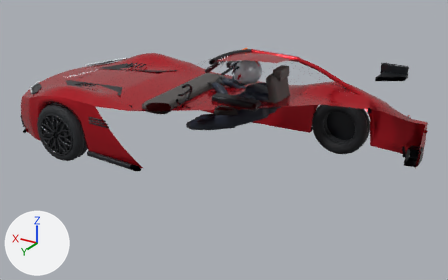
An edit to the glTF model Horizon-REA-2026/public/models/selected/mercedes-amg-gt-black-series.glb, drawn before and after from the same camera.
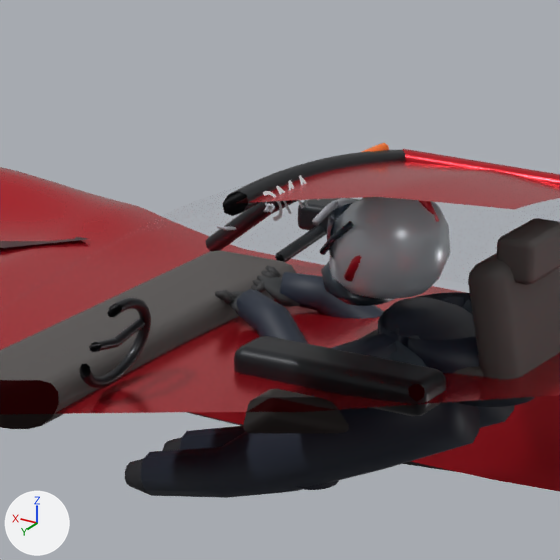
Each version is shown whole from a camera (50 mm lens) standing at (-3.73, 5.74, 3.13) and looking at (-0.28, 0.0, 0.26), then close up on the part from 35% to 64% of the width and 5% to 52% of the height. Every picture has the same lights, and +X, +Y and +Z are marked at lower left. The last two pictures show the newer version. Everything nearer to the camera than a plane just in front of the edit is cut away. Where no turn or scale is listed for an object, it has been applied to the vertices. Vertices at exactly the same position are counted once.

The first close-up shows 'Console', 'Crowned roof', 'Curved windshield', 'Dashboard', 'Dossier.001', 'HorizonPilotV14_aerodynamic_fullface_helmet', 'HorizonPilotV14_anatomical_legs.001', 'HorizonPilotV14_curved_arm', 'HorizonPilotV14_curved_arm.001', 'HorizonPilotV14_gloved_fingers', 'HorizonPilotV14_gloved_fingers.001', 'HorizonPilotV14_one_piece_torso', 'Sculpted bonnet and wheel shoulders', 'Vitre laterale.001', 'Wheel arch and door skin.001' and 32 more.
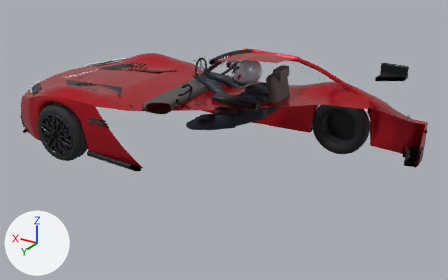
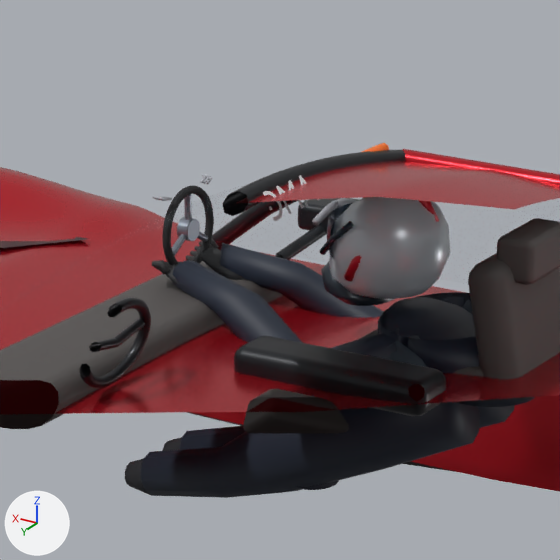
Pixel boxes [x1, y1, x2, y2] of what changed, in the close-ups (560 x 560 px; the box of a moved part takes in the faces that stretch with it):
'HorizonPilotV14_curved_arm.001', reshaped: before [236, 289, 399, 360]; after [172, 260, 399, 360]
'HorizonPilotV14_curved_arm', reshaped: before [280, 272, 464, 319]; after [220, 243, 464, 318]
'V14DriverSteeringRim', added (black): after [162, 185, 214, 265]
'HorizonPilotV14_gloved_fingers', reshaped: before [260, 275, 301, 307]; after [197, 247, 249, 281]
'V14DriverSteeringHub', added: after [177, 218, 200, 241]
'HorizonPilotV14_gloved_fingers.001', reshaped: before [229, 291, 242, 313]; after [165, 262, 186, 293]
'V14DriverSteeringSpoke.002', added (mostly hidden): after [172, 234, 186, 256]
'V14DriverSteeringSpoke.001', added: after [197, 232, 208, 242]
'V14DriverSteeringSpoke', added (mostly hidden): after [184, 194, 191, 220]
part 1 of me_curved_arm_002, moved or reshaped: before [280, 272, 383, 319]; after [220, 243, 383, 318]
part 3 of me_curved_arm_003, moved or reshaped: before [236, 289, 308, 344]; after [172, 260, 303, 343]

The change, as a list of edits to the scene's bpy script:
```text
Change me_curved_arm_002:
    remove me_curved_arm_002.from_pydata(...)  # 60 vertices, 116 faces; spans x -0.55..0.029, y -0.639..-0.416, z 0.712..0.951
    add me_curved_arm_002.from_pydata(...)  # 60 vertices, 116 faces; spans x -0.55..0.239, y -0.639..-0.416, z 0.712..1.002
    me_curved_arm_002 part 1: 28 of 60 vertices moved; they spanned x -0.229..0.029, y -0.639..-0.416, z 0.712..0.951 and now span x -0.228..0.239, y -0.639..-0.416, z 0.712..1.002; mean shift (0.136, 0.0, 0.034); largest move (0.029, -0.49, 0.885) -> (0.239, -0.49, 0.938)
Change me_gloved_fingers_002:
    remove me_gloved_fingers_002.from_pydata(...)  # 36 vertices, 68 faces; spans x -0.06..0.076, y -0.5042..-0.4082, z 0.867..0.927
    add me_gloved_fingers_002.from_pydata(...)  # 36 vertices, 68 faces; spans x 0.0956..0.286, y -0.5042..-0.4082, z 0.9063..0.98
    me_gloved_fingers_002 part 2: 36 of 36 vertices moved; they spanned x -0.06..0.076, y -0.5042..-0.4082, z 0.867..0.927 and now span x 0.0956..0.286, y -0.5042..-0.4082, z 0.9063..0.98; mean shift (0.1995, 0.0, 0.0504)
Change me_curved_arm_003:
    remove me_curved_arm_003.from_pydata(...)  # 60 vertices, 116 faces; spans x -0.55..0.029, y -0.316..-0.093, z 0.712..0.951
    add me_curved_arm_003.from_pydata(...)  # 60 vertices, 116 faces; spans x -0.55..0.239, y -0.316..-0.093, z 0.712..1.002
    me_curved_arm_003 part 3: 28 of 60 vertices moved; they spanned x -0.229..0.029, y -0.316..-0.093, z 0.712..0.951 and now span x -0.228..0.239, y -0.316..-0.093, z 0.712..1.002; mean shift (0.136, 0.0, 0.034); largest move (0.029, -0.243, 0.885) -> (0.239, -0.243, 0.938)
Change me_gloved_fingers_003:
    remove me_gloved_fingers_003.from_pydata(...)  # 36 vertices, 68 faces; spans x -0.06..0.076, y -0.3242..-0.2282, z 0.867..0.927
    add me_gloved_fingers_003.from_pydata(...)  # 36 vertices, 68 faces; spans x 0.0956..0.286, y -0.3242..-0.2282, z 0.9063..0.98
    me_gloved_fingers_003 part 4: 36 of 36 vertices moved; they spanned x -0.06..0.076, y -0.3242..-0.2282, z 0.867..0.927 and now span x 0.0956..0.286, y -0.3242..-0.2282, z 0.9063..0.98; mean shift (0.1995, 0.0, 0.0504)
Add ob_v14driversteeringhub:
    ob_v14driversteeringhub = bpy.data.objects.new('V14DriverSteeringHub', me_cylinder_004)  # a 24-sided cylinder along x spanning x -0.018..0.018, y -0.032..0.032, z -0.032..0.032; in mat_v14_steering_hub_anodized (grey #89909b)
    ob_v14driversteeringhub.location = (0.264, -0.366, 0.961)
Add ob_v14driversteeringspoke_002:
    ob_v14driversteeringspoke_002 = bpy.data.objects.new('V14DriverSteeringSpoke.002', me_v14driversteeringspoke_002)  # 16 vertices, 16 faces; spans x 0.254..0.274, y -0.3712..-0.2746, z 0.9023..0.9697; in mat_v14_steering_hub_anodized (grey #89909b)
    ob_v14driversteeringspoke_002.location = (0.0, 0.0, 0.0)
Add ob_v14driversteeringspoke_001:
    ob_v14driversteeringspoke_001 = bpy.data.objects.new('V14DriverSteeringSpoke.001', me_v14driversteeringspoke_001)  # 16 vertices, 16 faces; spans x 0.254..0.274, y -0.4578..-0.3612, z 0.9023..0.9697; in mat_v14_steering_hub_anodized (grey #89909b)
    ob_v14driversteeringspoke_001.location = (0.0, 0.0, 0.0)
Add ob_v14driversteeringspoke:
    ob_v14driversteeringspoke = bpy.data.objects.new('V14DriverSteeringSpoke', me_v14driversteeringspoke)  # 16 vertices, 16 faces; spans x 0.254..0.274, y -0.3762..-0.3562, z 0.961..1.061; in mat_v14_steering_hub_anodized (grey #89909b)
    ob_v14driversteeringspoke.location = (0.0, 0.0, 0.0)
Add ob_v14driversteeringrim:
    ob_v14driversteeringrim = bpy.data.objects.new('V14DriverSteeringRim', me_torus_012)  # a torus around x (ring radius 0.112, tube radius 0.012) spanning x -0.011..0.011, y -0.124..0.124, z -0.124..0.124; in mat_v14_steering_rim_dark_suede (black #232427)
    ob_v14driversteeringrim.location = (0.264, -0.366, 0.961)
```
